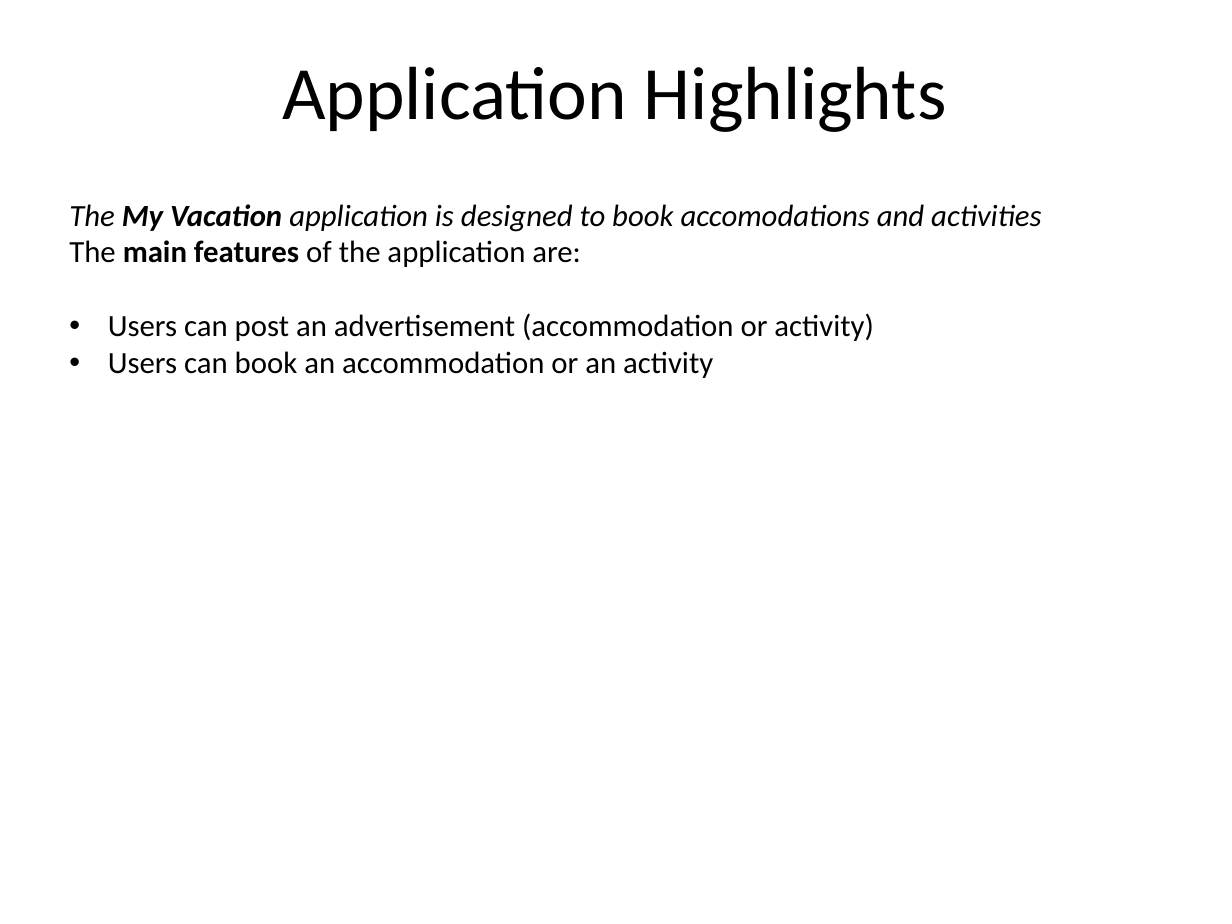
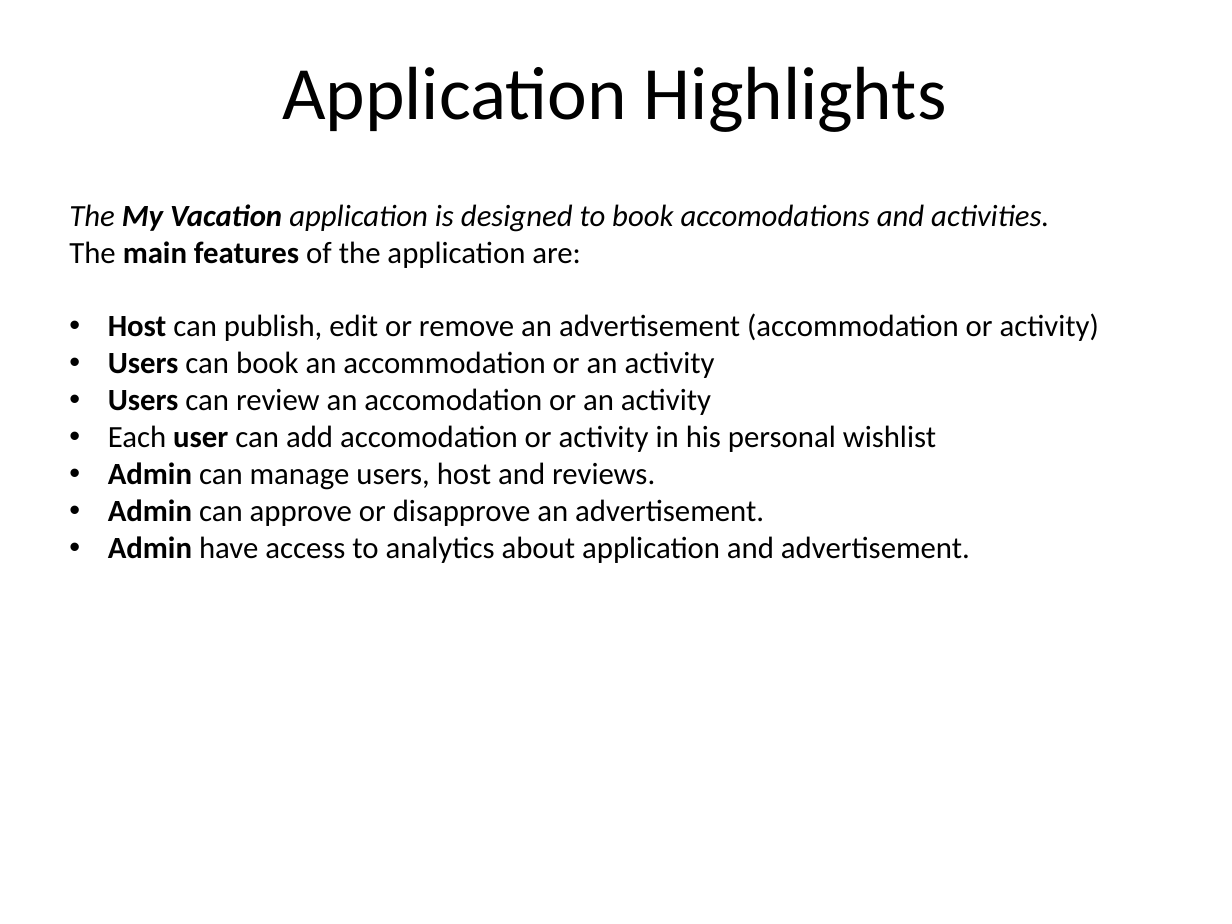
Before and after one commit to bata26/MyVacation, a slide deck: slide 2 of Project Design Presentation My Vacation.pptx. Drawn at 1232x924 pixels with LibreOffice and Linux fonts; fonts in the diff are those of the drawing; background and template pictures are left out. Boxes give left, top, right and bottom in pixels: in the first picture for what was removed or moved away, otherwise in the second. Text is boxed around its words. In the diff, an @@ line names an element or a change of style, - is before the commit and + after.

```diff
--- a/Project Design Presentation My Vacation.pptx
+++ b/Project Design Presentation My Vacation.pptx
@@ text at bbox=[69, 204, 1049, 232]: text changed @@
-The My Vacation application is designed to book accomodations and activities
+The My Vacation application is designed to book accomodations and activities.
@@ text at bbox=[108, 313, 1099, 341]: text changed @@
-• Users can post an advertisement (accommodation or activity)
+• Host can publish, edit or remove an advertisement (accommodation or activity)
@@ text at bbox=[108, 351, 715, 378]: bold on in "Users" @@
@@ text at bbox=[108, 388, 970, 563]: paragraphs added @@
+• Users can review an accomodation or an activity
+• Each user can add accomodation or activity in his personal wishlist
+• Admin can manage users, host and reviews.
+• Admin can approve or disapprove an advertisement.
+• Admin have access to analytics about application and advertisement.
```
Also in this commit, not shown: 2 other slides changed, 2 other files.
